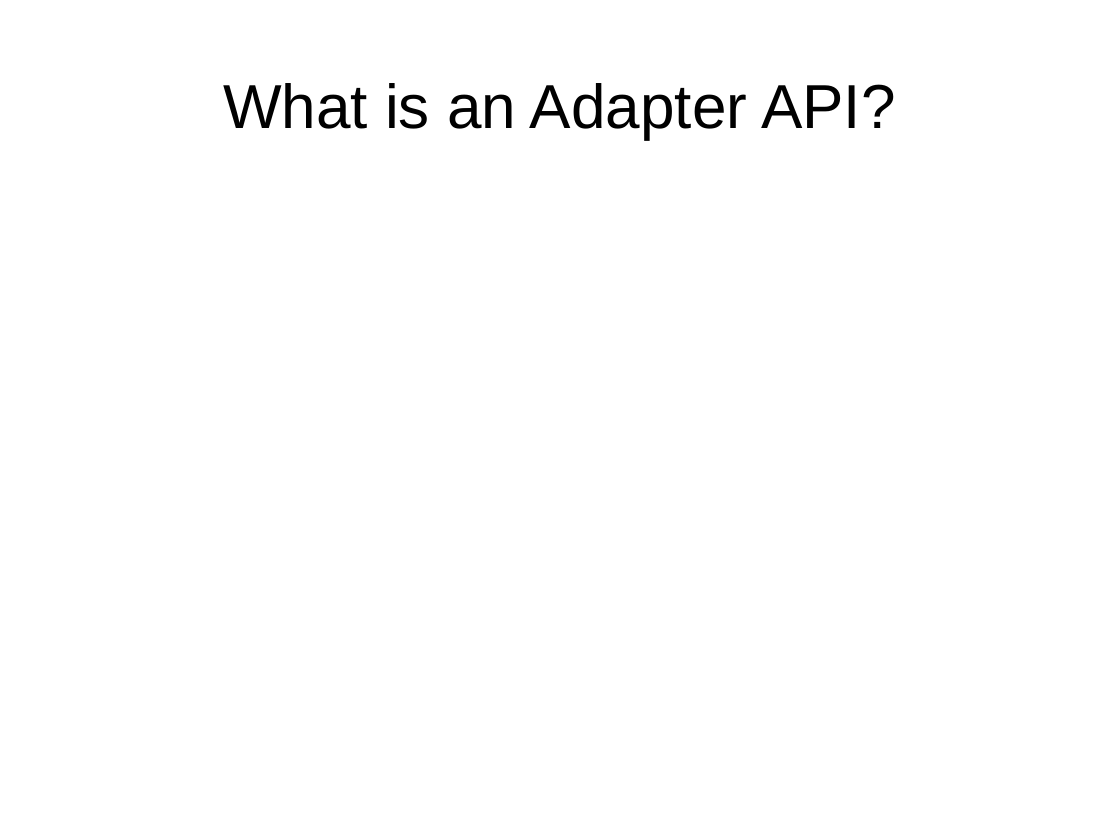
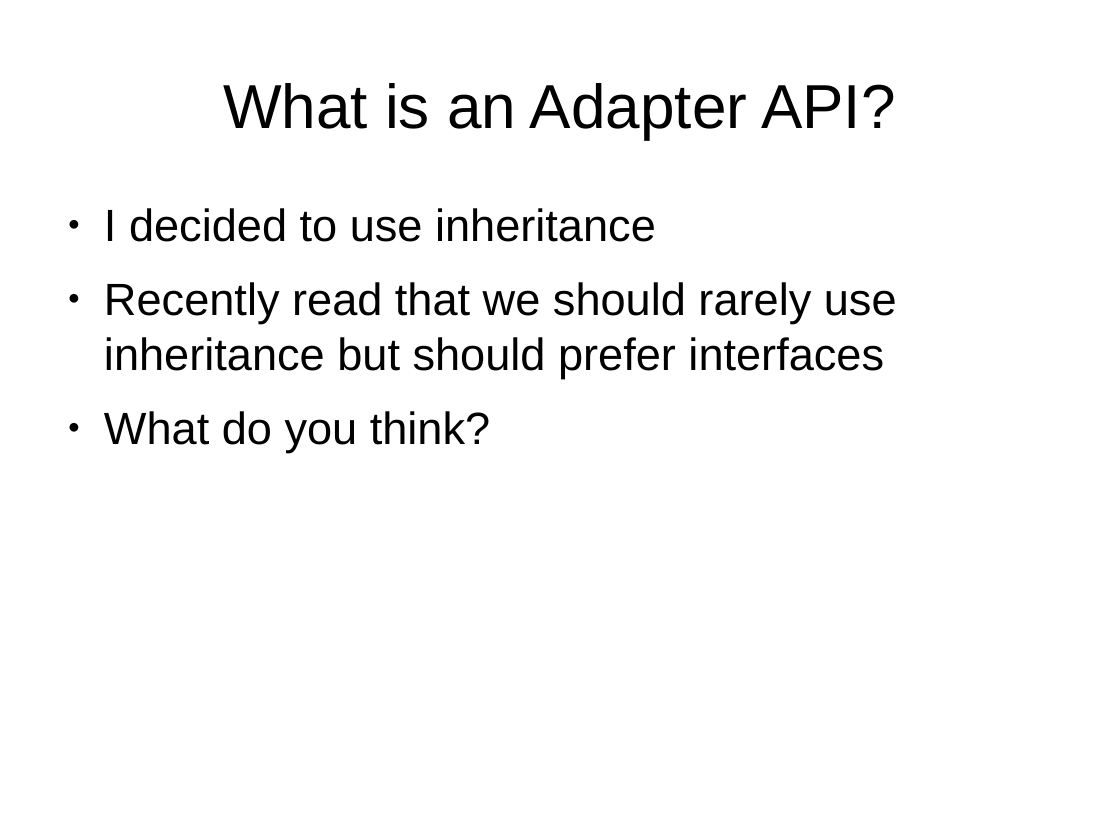
Before and after one commit to tomwhartung/jmws_accoutrements, a slide deck: slide 3 of presentations/2015_08-FRPUG/Device_Detection_PHP.odp. Drawn at 1120x840 pixels with LibreOffice and Linux fonts; fonts in the diff are those of the drawing. Boxes give left, top, right and bottom in pixels: in the first picture for what was removed or moved away, otherwise in the second. Text is boxed around its words. In the diff, an @@ line names an element or a change of style, - is before the commit and + after.

Commit message:
Minor update, always thinking about this, sometimes it seems prudent to add a thought before I forget it.

```diff
--- a/presentations/2015_08-FRPUG/Device_Detection_PHP.odp
+++ b/presentations/2015_08-FRPUG/Device_Detection_PHP.odp
@@ text added at [104,208,897,452], 32 pt, text #000000 @@
+● I decided to use inheritance
+● Recently read that we should rarely use inheritance but should prefer interfaces
+● What do you think?
```
